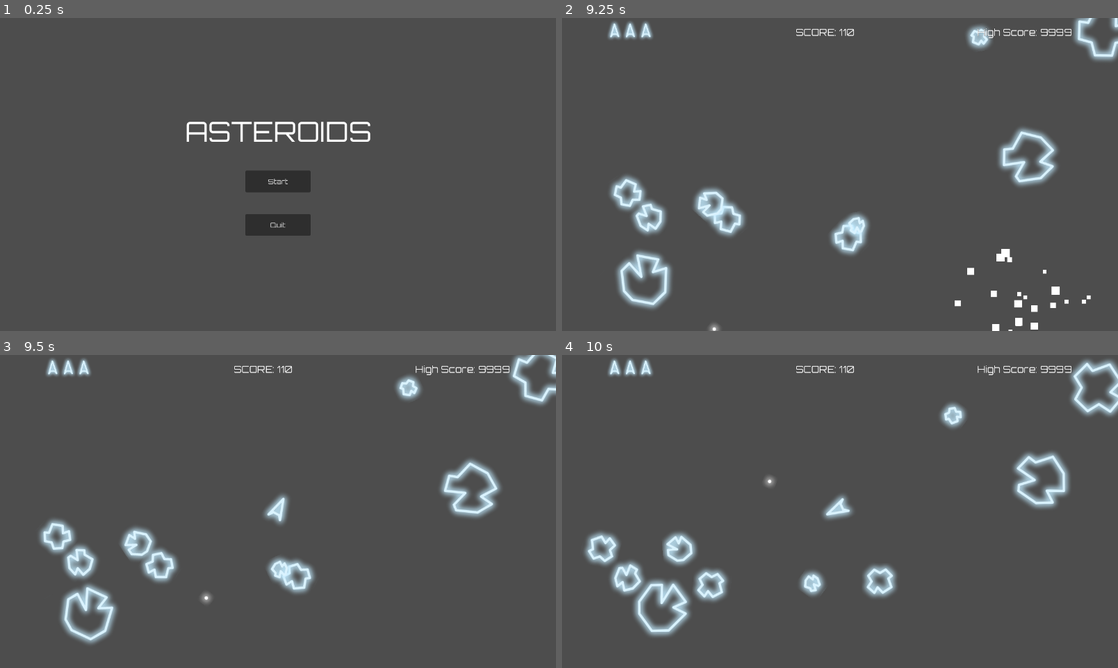
Above: before the commit, frames 1-4 (two rows, left to right).
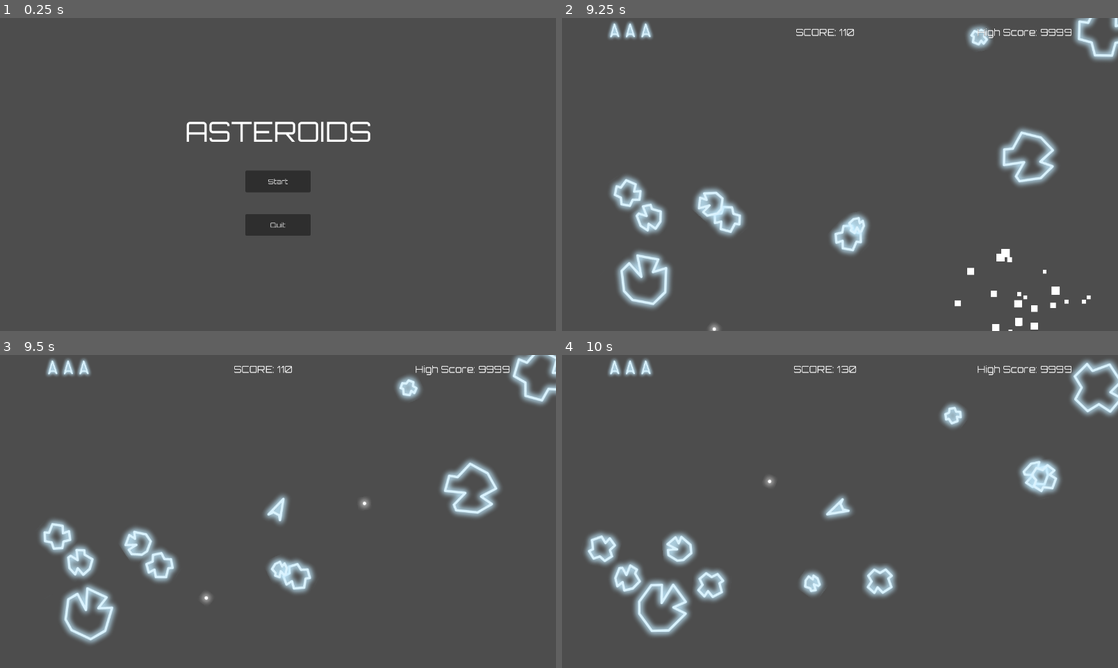
Above: after the commit, the same moments.

Repository: AllanSechrist/asteroids
Game: Godot game, scene res://scenes/UI/menu_base.tscn
Same seed, same stepped clock (60 frames per second), same inputs: the game is played once before the commit and once after it. Before the commit the project has no main scene; this scene is started directly in both runs.
Inputs:
- Up to frame 1 (0.25 s): no input
- Up to frame 2 (9.25 s): click "Start" at 0.5 s; hold Space (fire) 1.28-2.03 s; hold D (turn_right) 1.28-2.78 s; tap Space (fire) at 2.1, 3.05, 3.6, 5.3, 6.6, 7.55, 8.1 s; hold W (move) 2.78-3.53 s; hold A (turn_left) 2.78-5.03 s; hold Space (fire) 4.28-5.03 s; hold D (turn_right) 5.03-8.78 s; tap W (move) at 5.1 s; hold Space (fire) 5.78-6.53 s; hold W (move) 7.28-8.03 s; hold A (turn_left) from 8.78 s (still down); hold Space (fire) from 8.78 s (still down)
- Up to frame 3 (9.5 s): keep holding A (turn_left); keep holding Space (fire)
- Up to frame 4 (10 s): keep holding A (turn_left); release Space (fire) at 9.53 s; tap W (move) at 9.6 s; tap Space (fire) at 9.8 s

Frames 1-2 are identical in both runs. In frame 3, less than 0.1% of the frame differs, in the area x 64-67%, y 45-50%; in frame 4, 1.5%, in the area x 41-92%, y 3-50%.

Commit message:
add bullet audio to game

Diff:
--- a/project.godot
+++ b/project.godot
@@ -11,6 +11,7 @@
 [application]
 
 config/name="Asteroids"
+run/main_scene="uid://b67g4pcwfh8nb"
 config/features=PackedStringArray("4.6", "Forward Plus")
 config/icon="res://icon.svg"
 
--- a/scenes/ship/ship.gd
+++ b/scenes/ship/ship.gd
@@ -22,9 +22,11 @@
 @onready var invulnerability_timer: Timer = $InvulnerabilityTimer
 @onready var hurt_box: HurtBox = $HurtBox
 @onready var death_particles: CPUParticles2D = $DeathParticles
+@onready var gun_sound_effects: AudioStreamPlayer2D = $GunSoundEffects
 
 var state: ShipState = ShipState.ALIVE
 var active_bullets := 0
+var want_to_fire := false
 
 signal death
 
@@ -32,6 +34,10 @@
 	hurt_box.hit.connect(_on_hurtbox_hit)
 	death_particles.emitting = false
 	death_particles.one_shot = true
+
+func _unhandled_input(event: InputEvent) -> void:
+	if event.is_action_pressed("fire"):
+		want_to_fire = true
 
 func _on_hurtbox_hit(area: Area2D) -> void:
 	if area.is_in_group("Asteroids"):
@@ -62,17 +68,20 @@
 	if Input.is_action_pressed("turn_right"):
 		rotate(turn_speed * delta)
 
-	if Input.is_action_just_pressed("fire"):
+	if want_to_fire:
+		want_to_fire = false
 		fire()
 
 func fire() -> void:
 	if active_bullets < max_bullets:
+		gun_sound_effects.play()
 		var bullet = bullet_scene.instantiate()
 		bullet.destroyed.connect(_on_bullet_destroyed)
 		bullet.global_position = muzzle.global_position
 		bullet.global_rotation = global_rotation
 		get_tree().current_scene.add_child(bullet)
 		active_bullets += 1
+
 
 func _on_hit() -> void:
 	if state != ShipState.ALIVE:
--- a/scenes/ship/ship.tscn
+++ b/scenes/ship/ship.tscn
@@ -6,6 +6,7 @@
 [ext_resource type="Texture2D" uid="uid://v25o10pmqpjd" path="res://assets/sprites/ship/ship1.tres" id="2_wxx60"]
 [ext_resource type="PackedScene" uid="uid://5sojfitc13yk" path="res://scenes/components/hurt box/hurt_box.tscn" id="3_c54or"]
 [ext_resource type="PackedScene" uid="uid://bnlpj8hxysptn" path="res://scenes/FX/deathFX/death particles/death_particles.tscn" id="6_dh1m8"]
+[ext_resource type="AudioStream" uid="uid://dw68mplpq6gvy" path="res://assets/sounds/bullets/laser.wav" id="7_7nsyl"]
 
 [sub_resource type="CircleShape2D" id="CircleShape2D_c54or"]
 radius = 12.0415945
@@ -52,4 +53,7 @@
 
 [node name="DeathParticles" parent="." unique_id=1889882341 instance=ExtResource("6_dh1m8")]
 
+[node name="GunSoundEffects" type="AudioStreamPlayer2D" parent="." unique_id=2016259147]
+stream = ExtResource("7_7nsyl")
+
 [connection signal="timeout" from="InvulnerabilityTimer" to="." method="_on_invulnerability_timer_timeout"]
Not shown, added: assets/sounds/bullets/alienshoot1.ogg.import
Not shown, added: assets/sounds/bullets/alienshoot2.ogg.import
Not shown, added: assets/sounds/bullets/laser.wav.import
Not shown, added: assets/sounds/music/ObservingTheStar.ogg.import
Not shown, added: assets/sounds/bullets/alienshoot1.ogg
Not shown, added: assets/sounds/bullets/alienshoot2.ogg
Not shown, added: assets/sounds/bullets/laser.wav
Not shown, added: assets/sounds/music/ObservingTheStar.ogg
